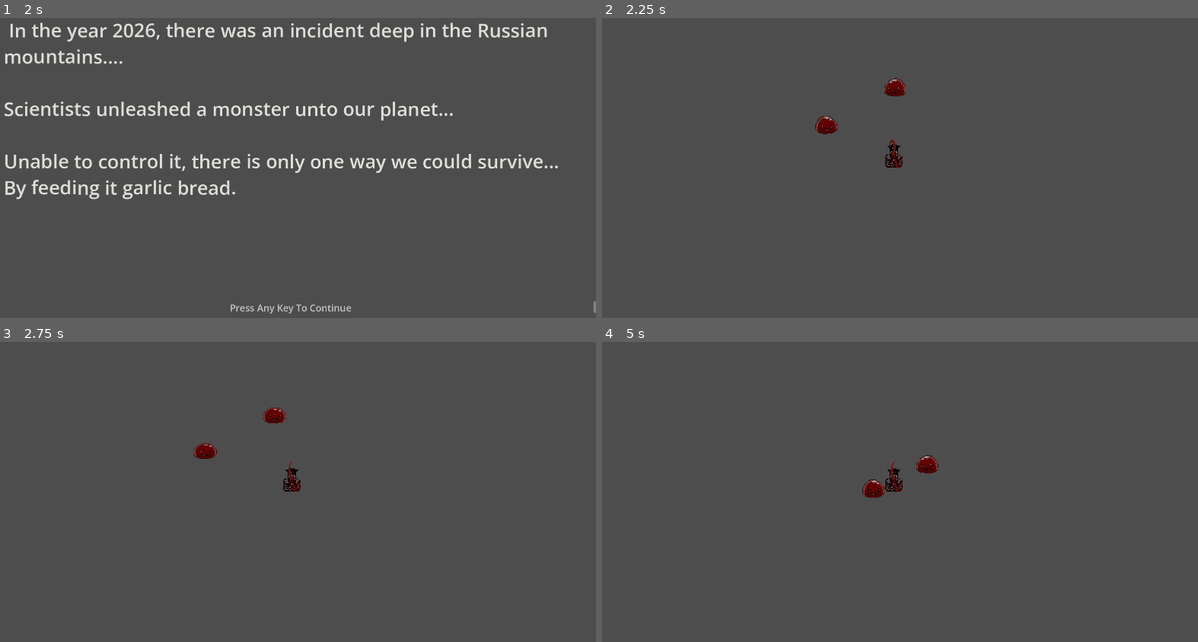
Above: before the commit, frames 1-4 (two rows, left to right).
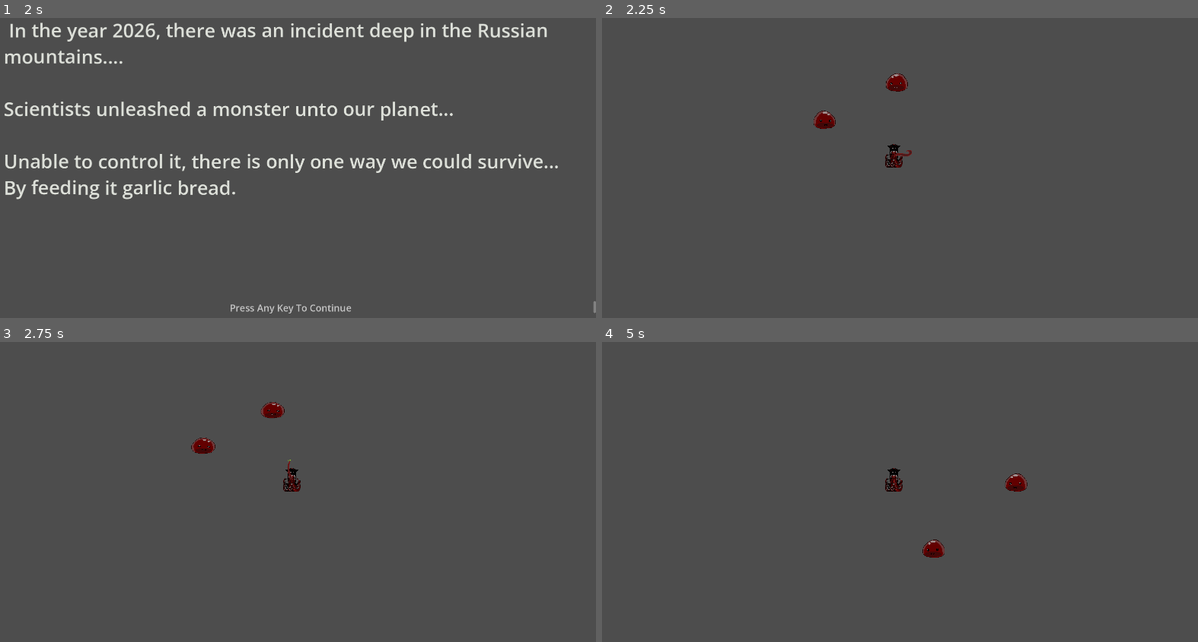
Above: after the commit, the same moments.

Repository: Falmenca/Garlic-Bread
Game: Godot game, scene res://Pages/Menus/Main_Menu.tscn
Same seed, same stepped clock (60 frames per second), same inputs: the game is played once before the commit and once after it.
Inputs (mouse positions are in pixels of both pictures, inside the frame that each line leads up to):
- Up to frame 1 (2 s): tap Enter (ui_accept) at 0.5, 0.77, 1.52 s; move the mouse to (423, 138) at 0.52 s; hold D (right) 0.53-1.28 s; click (423, 138) at 0.67 s; move the mouse to (172, 174) at 1.27 s; hold S (down) from 1.28 s (still down)
- Up to frame 2 (2.25 s): tap Enter (ui_accept) at 2 s; move the mouse to (953, 81) at 2.02 s; release S (down) at 2.03 s; hold D (right) from 2.03 s (still down)
- Up to frame 3 (2.75 s): keep holding D (right)
- Up to frame 4 (5 s): move the mouse to (864, 549) at 2.77 s; release D (right) at 2.78 s; hold Up (ui_up) 2.78-3.53 s; click (864, 549) at 2.92 s; tap Enter (ui_accept) at 3.02, 3.77, 4.52 s; move the mouse to (1078, 531) at 3.52 s; hold A (left) from 3.53 s (still down); move the mouse to (709, 429) at 4.27 s

Frame 1 is identical in both runs. In frame 2, 0.5% of the frame differs, in the area x 35-52%, y 18-47%; in frame 3, 0.4%; in frame 4, 0.7%, in the area x 43-72%, y 37-72%.

Commit message:
Slime hurtbox fix

Diff:
--- a/garlic/Levels/test_level.tscn
+++ b/garlic/Levels/test_level.tscn
@@ -3,6 +3,25 @@
 [ext_resource type="Texture2D" uid="uid://l102xsjl07ao" path="res://Assets/6MG0aX.png" id="1_ormqy"]
 [ext_resource type="PackedScene" uid="uid://dwcp4mrk143jq" path="res://Scripts/Player/goregirl.tscn" id="2_00vsl"]
 [ext_resource type="PackedScene" uid="uid://5gtqhauko45y" path="res://Scripts/enemy/slime.tscn" id="3_4k50d"]
+[ext_resource type="Shader" uid="uid://btqdlnrsu0iku" path="res://Shader/hitflash.tres" id="4_i4ak4"]
+
+[sub_resource type="ShaderMaterial" id="ShaderMaterial_i4ak4"]
+resource_local_to_scene = true
+shader = ExtResource("4_i4ak4")
+shader_parameter/Enabled = false
+shader_parameter/tint = Color(1, 1, 1, 1)
+
+[sub_resource type="ShaderMaterial" id="ShaderMaterial_3158n"]
+resource_local_to_scene = true
+shader = ExtResource("4_i4ak4")
+shader_parameter/Enabled = false
+shader_parameter/tint = Color(1, 1, 1, 1)
+
+[sub_resource type="ShaderMaterial" id="ShaderMaterial_ub4j8"]
+resource_local_to_scene = true
+shader = ExtResource("4_i4ak4")
+shader_parameter/Enabled = false
+shader_parameter/tint = Color(1, 1, 1, 1)
 
 [node name="Test level" type="Node" unique_id=2069793797]
 
@@ -18,18 +37,21 @@
 zoom = Vector2(0.2, 0.2)
 
 [node name="slime" parent="." unique_id=655848703 instance=ExtResource("3_4k50d")]
+material = SubResource("ShaderMaterial_i4ak4")
 position = Vector2(6357, -1880)
 collision_layer = 2
 speed = 400
 MoveAttack = false
 
 [node name="slime2" parent="." unique_id=109107600 instance=ExtResource("3_4k50d")]
+material = SubResource("ShaderMaterial_3158n")
 position = Vector2(6518, 1350)
 collision_layer = 2
 speed = 400
 MoveAttack = false
 
 [node name="slime3" parent="." unique_id=569323319 instance=ExtResource("3_4k50d")]
+material = SubResource("ShaderMaterial_ub4j8")
 position = Vector2(7499, -127)
 collision_layer = 2
 speed = 400
--- a/garlic/Scripts/Attacks/whipp.tscn
+++ b/garlic/Scripts/Attacks/whipp.tscn
@@ -18,10 +18,22 @@
 "update": 1,
 "values": [0]
 }
+tracks/1/type = "value"
+tracks/1/imported = false
+tracks/1/enabled = true
+tracks/1/path = NodePath("../Hitbox/CollisionShape2D:disabled")
+tracks/1/interp = 1
+tracks/1/loop_wrap = true
+tracks/1/keys = {
+"times": PackedFloat32Array(0),
+"transitions": PackedFloat32Array(1),
+"update": 1,
+"values": [false]
+}
 
 [sub_resource type="Animation" id="Animation_4vw8b"]
 resource_name = "attack"
-length = 0.73333335
+length = 0.4
 tracks/0/type = "value"
 tracks/0/imported = false
 tracks/0/enabled = true
@@ -34,6 +46,18 @@
 "update": 1,
 "values": [0, 1, 2, 3, 4, 5, 6, 7, 8, 9]
 }
+tracks/1/type = "value"
+tracks/1/imported = false
+tracks/1/enabled = true
+tracks/1/path = NodePath("../Hitbox/CollisionShape2D:disabled")
+tracks/1/interp = 1
+tracks/1/loop_wrap = true
+tracks/1/keys = {
+"times": PackedFloat32Array(0.033333335, 0.4),
+"transitions": PackedFloat32Array(1, 1),
+"update": 1,
+"values": [false, true]
+}
 
 [sub_resource type="AnimationLibrary" id="AnimationLibrary_c6dku"]
 _data = {
@@ -45,7 +69,7 @@
 radius = 9.0
 height = 68.0
 
-[node name="Node2D" type="Node2D" unique_id=630828983]
+[node name="Whip" type="Node2D" unique_id=630828983]
 scale = Vector2(10, 10)
 script = ExtResource("1_06tix")
 
@@ -59,8 +83,9 @@
 libraries/ = SubResource("AnimationLibrary_c6dku")
 
 [node name="Hitbox" type="Area2D" parent="." unique_id=2030712854]
-collision_layer = 4
+collision_layer = 2
 collision_mask = 4
+monitoring = false
 script = ExtResource("3_e1sox")
 damage = 50
 metadata/_custom_type_script = "uid://dwed140n0wta7"
@@ -69,3 +94,4 @@
 position = Vector2(34, 0)
 rotation = 1.5707964
 shape = SubResource("CapsuleShape2D_4vw8b")
+debug_color = Color(0.8835039, 0.31793913, 0.2824411, 0.41960785)
--- a/garlic/Scripts/Player/attackspawner.gd
+++ b/garlic/Scripts/Player/attackspawner.gd
@@ -7,7 +7,7 @@
 	pass
 
 func _physics_process(delta: float) -> void:
-	if(get_tree().get_nodes_in_group("enemies")):
+	#if(get_tree().get_nodes_in_group("enemies")):
 		for attack in attacks:
 			if not get_tree().get_first_node_in_group("attacks"): #replace with attack timer
 				spawn_attack(attacks[attack], attack)
--- a/garlic/Scripts/Player/goregirl.tscn
+++ b/garlic/Scripts/Player/goregirl.tscn
@@ -40,6 +40,7 @@
 [node name="CollisionShape2D2" type="CollisionShape2D" parent="Hurtbox" unique_id=1409551555]
 scale = Vector2(16.735706, -25.749859)
 shape = SubResource("CapsuleShape2D_7vfvk")
+disabled = true
 debug_color = Color(0.34548637, 0.61409646, 0.26480636, 0.41960785)
 
 [node name="AttackSpawner" type="Node2D" parent="." unique_id=1474298817]
--- a/garlic/Scripts/enemy/slime.gd
+++ b/garlic/Scripts/enemy/slime.gd
@@ -36,7 +36,7 @@
 	move_and_slide()
 
 func _death():
-	pass
+	queue_free()
 	#dies
 
 func _chase(): # behavior to unstick enemies' balls from each other
--- a/garlic/Scripts/enemy/slime.tscn
+++ b/garlic/Scripts/enemy/slime.tscn
@@ -7,13 +7,13 @@
 [ext_resource type="Texture2D" uid="uid://bh5hk7opd7nr0" path="res://Assets/Enemy/goreslime.png" id="3_sxwx3"]
 [ext_resource type="Script" uid="uid://6br7gglc03eq" path="res://Scripts/hurtbox.gd" id="4_5xwky"]
 
-[sub_resource type="ShaderMaterial" id="ShaderMaterial_7j2ha"]
+[sub_resource type="CircleShape2D" id="CircleShape2D_5xwky"]
+
+[sub_resource type="ShaderMaterial" id="ShaderMaterial_s67yt"]
 resource_local_to_scene = true
 shader = ExtResource("1_s67yt")
-shader_parameter/enabled = false
+shader_parameter/Enabled = false
 shader_parameter/tint = Color(1, 1, 1, 1)
-
-[sub_resource type="CircleShape2D" id="CircleShape2D_5xwky"]
 
 [sub_resource type="AtlasTexture" id="AtlasTexture_s67yt"]
 atlas = ExtResource("3_sxwx3")
@@ -41,8 +41,6 @@
 }]
 
 [sub_resource type="CircleShape2D" id="CircleShape2D_sxwx3"]
-
-[sub_resource type="CircleShape2D" id="CircleShape2D_s67yt"]
 
 [sub_resource type="Animation" id="Animation_5xwky"]
 length = 0.001
@@ -86,7 +84,7 @@
 tracks/0/type = "value"
 tracks/0/imported = false
 tracks/0/enabled = true
-tracks/0/path = NodePath(".:material:shader_parameter/enabled")
+tracks/0/path = NodePath("RotationOffset/AnimatedSprite2D:material:shader_parameter/Enabled")
 tracks/0/interp = 1
 tracks/0/loop_wrap = true
 tracks/0/keys = {
@@ -102,7 +100,7 @@
 tracks/0/type = "value"
 tracks/0/imported = false
 tracks/0/enabled = true
-tracks/0/path = NodePath(".:material:shader_parameter/enabled")
+tracks/0/path = NodePath("RotationOffset/AnimatedSprite2D:material:shader_parameter/Enabled")
 tracks/0/interp = 1
 tracks/0/loop_wrap = true
 tracks/0/keys = {
@@ -118,8 +116,9 @@
 &"hitflash": SubResource("Animation_7j2ha")
 }
 
+[sub_resource type="CircleShape2D" id="CircleShape2D_s67yt"]
+
 [node name="slime" type="CharacterBody2D" unique_id=655848703]
-material = SubResource("ShaderMaterial_7j2ha")
 motion_mode = 1
 script = ExtResource("1_s5nnf")
 
@@ -133,33 +132,25 @@
 [node name="RotationOffset" type="Node2D" parent="." unique_id=152970677]
 
 [node name="AnimatedSprite2D" type="AnimatedSprite2D" parent="RotationOffset" unique_id=118779749]
+material = SubResource("ShaderMaterial_s67yt")
+position = Vector2(-27, -81)
 scale = Vector2(0.67, 0.67)
 sprite_frames = SubResource("SpriteFrames_sxwx3")
 autoplay = "default"
 frame_progress = 0.2781079
 
 [node name="Hitbox" parent="RotationOffset" unique_id=1750913249 instance=ExtResource("3_aux67")]
+visible = false
+position = Vector2(-22, -82)
 collision_layer = 4
 collision_mask = 2
 
 [node name="CollisionShape2D" type="CollisionShape2D" parent="RotationOffset/Hitbox" unique_id=617826747]
-position = Vector2(21, 117.000015)
+position = Vector2(24, 119)
 scale = Vector2(23.301, 21.159)
 shape = SubResource("CircleShape2D_sxwx3")
 disabled = true
 debug_color = Color(0.9597656, 0.046804205, 0.49611515, 0.41960785)
-
-[node name="Hurtbox" type="Area2D" parent="RotationOffset" unique_id=126441938]
-collision_layer = 4
-collision_mask = 2
-script = ExtResource("4_5xwky")
-metadata/_custom_type_script = "uid://6br7gglc03eq"
-
-[node name="CollisionShape2D" type="CollisionShape2D" parent="RotationOffset/Hurtbox" unique_id=1596572283]
-position = Vector2(20.000002, 122.000015)
-scale = Vector2(18.403, 16.891)
-shape = SubResource("CircleShape2D_s67yt")
-debug_color = Color(0.5904864, 0.5474075, 0.055359527, 0.41960785)
 
 [node name="AnimationPlayer" type="AnimationPlayer" parent="." unique_id=977567907]
 libraries/ = SubResource("AnimationLibrary_s67yt")
@@ -167,5 +158,21 @@
 [node name="ShaderPlayer" type="AnimationPlayer" parent="." unique_id=869612453]
 libraries/ = SubResource("AnimationLibrary_b3x35")
 
+[node name="Hurtbox" type="Area2D" parent="." unique_id=126441938]
+visible = false
+position = Vector2(-21, -86)
+collision_layer = 4
+collision_mask = 2
+monitorable = false
+script = ExtResource("4_5xwky")
+metadata/_custom_type_script = "uid://6br7gglc03eq"
+
+[node name="CollisionShape2D" type="CollisionShape2D" parent="Hurtbox" unique_id=1596572283]
+position = Vector2(20.000002, 122.000015)
+scale = Vector2(18.403, 16.891)
+shape = SubResource("CircleShape2D_s67yt")
+debug_color = Color(0.5904864, 0.5474075, 0.055359527, 0.41960785)
+
 [connection signal="timeout" from="ChaseTimer" to="." method="_on_chase_timer_timeout"]
 [connection signal="animation_finished" from="AnimationPlayer" to="." method="_on_animation_player_animation_finished"]
+[connection signal="area_entered" from="Hurtbox" to="Hurtbox" method="_on_hurtbox_area_entered"]
--- a/garlic/Scripts/hurtbox.gd
+++ b/garlic/Scripts/hurtbox.gd
@@ -1,8 +1,13 @@
 class_name Hurtbox
 extends Area2D
+
+func _ready() -> void:
+	pass
 
 func _on_hurtbox_area_entered(area: Area2D) -> void:
 	if area is Hitbox:
 		if area != null and owner.has_method("take_damage"):
 			owner.take_damage(area.damage)
-			print(area.damage," damage taken")
+			print(owner,area.damage," Dmg")
+		else:
+			print("faggothurtbox")
--- /dev/null
+++ b/garlic/Shader/flash.tres
@@ -0,0 +1,13 @@
+[gd_resource type="VisualShader" format=3 uid="uid://bhpa2iwy5uwpo"]
+
+[sub_resource type="VisualShaderNodeColorParameter" id="VisualShaderNodeColorParameter_dnxu4"]
+parameter_name = "ColorParameter"
+default_value_enabled = true
+
+[resource]
+mode = 1
+flags/light_only = false
+nodes/fragment/0/position = Vector2(400, 272)
+nodes/fragment/2/node = SubResource("VisualShaderNodeColorParameter_dnxu4")
+nodes/fragment/2/position = Vector2(64, 144)
+nodes/fragment/connections = PackedInt32Array(2, 0, 0, 0)
--- a/garlic/Shader/hitflash.tres
+++ b/garlic/Shader/hitflash.tres
@@ -5,27 +5,31 @@
 parameter_name = "tint"
 default_value_enabled = true
 
-[sub_resource type="VisualShaderNodeBooleanParameter" id="VisualShaderNodeBooleanParameter_cjcws"]
-parameter_name = "enabled"
-default_value_enabled = true
-
-[sub_resource type="VisualShaderNodeIf" id="VisualShaderNodeIf_5o1ms"]
+[sub_resource type="VisualShaderNodeIf" id="VisualShaderNodeIf_cjcws"]
+output_port_for_preview = 0
 default_input_values = [0, 0.0, 1, 1.0, 2, 1e-05, 3, Vector3(0, 0, 0), 4, Vector3(0, 0, 0), 5, Vector3(0, 0, 0)]
 
-[sub_resource type="VisualShaderNodeInput" id="VisualShaderNodeInput_5p2td"]
+[sub_resource type="VisualShaderNodeInput" id="VisualShaderNodeInput_5o1ms"]
+output_port_for_preview = 0
 input_name = "color"
+
+[sub_resource type="VisualShaderNodeBooleanParameter" id="VisualShaderNodeBooleanParameter_5p2td"]
+output_port_for_preview = 0
+parameter_name = "Enabled"
+default_value_enabled = true
 
 [resource]
 mode = 1
 flags/light_only = false
-preview_params/enabled = "false"
-nodes/vertex/0/position = Vector2(928, 272)
-nodes/vertex/2/node = SubResource("VisualShaderNodeColorParameter_cvfgw")
-nodes/vertex/2/position = Vector2(122.4, 166)
-nodes/vertex/3/node = SubResource("VisualShaderNodeBooleanParameter_cjcws")
-nodes/vertex/3/position = Vector2(384, 400)
-nodes/vertex/4/node = SubResource("VisualShaderNodeIf_5o1ms")
-nodes/vertex/4/position = Vector2(701.2186, 315.61826)
-nodes/vertex/5/node = SubResource("VisualShaderNodeInput_5p2td")
-nodes/vertex/5/position = Vector2(384, 608)
-nodes/vertex/connections = PackedInt32Array(3, 0, 4, 0, 2, 0, 4, 3, 4, 0, 0, 2, 5, 0, 4, 4, 5, 0, 4, 5)
+preview_params/Enabled = "true"
+nodes/vertex/0/position = Vector2(480, 224)
+nodes/fragment/0/position = Vector2(880, 224)
+nodes/fragment/2/node = SubResource("VisualShaderNodeColorParameter_cvfgw")
+nodes/fragment/2/position = Vector2(16, 304)
+nodes/fragment/3/node = SubResource("VisualShaderNodeIf_cjcws")
+nodes/fragment/3/position = Vector2(608, 256)
+nodes/fragment/4/node = SubResource("VisualShaderNodeInput_5o1ms")
+nodes/fragment/4/position = Vector2(96, 528)
+nodes/fragment/5/node = SubResource("VisualShaderNodeBooleanParameter_5p2td")
+nodes/fragment/5/position = Vector2(256, 160)
+nodes/fragment/connections = PackedInt32Array(2, 0, 3, 3, 4, 0, 3, 4, 4, 0, 3, 5, 5, 0, 3, 0, 3, 0, 0, 0)
